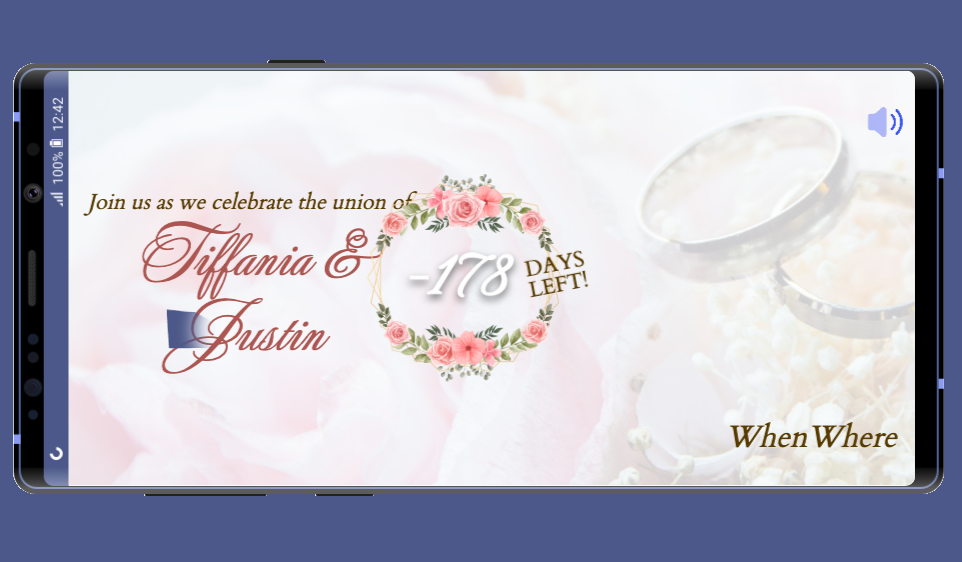
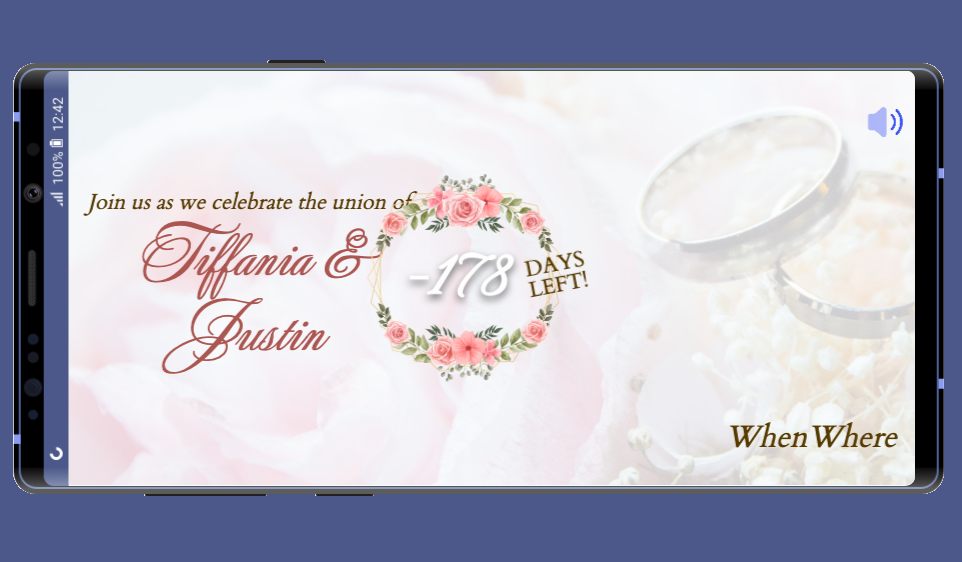
Two versions of the same layered image (962 x 562). Layer-by-layer changes:
painted on "wedding.png" over [166, 309, 219, 349]
